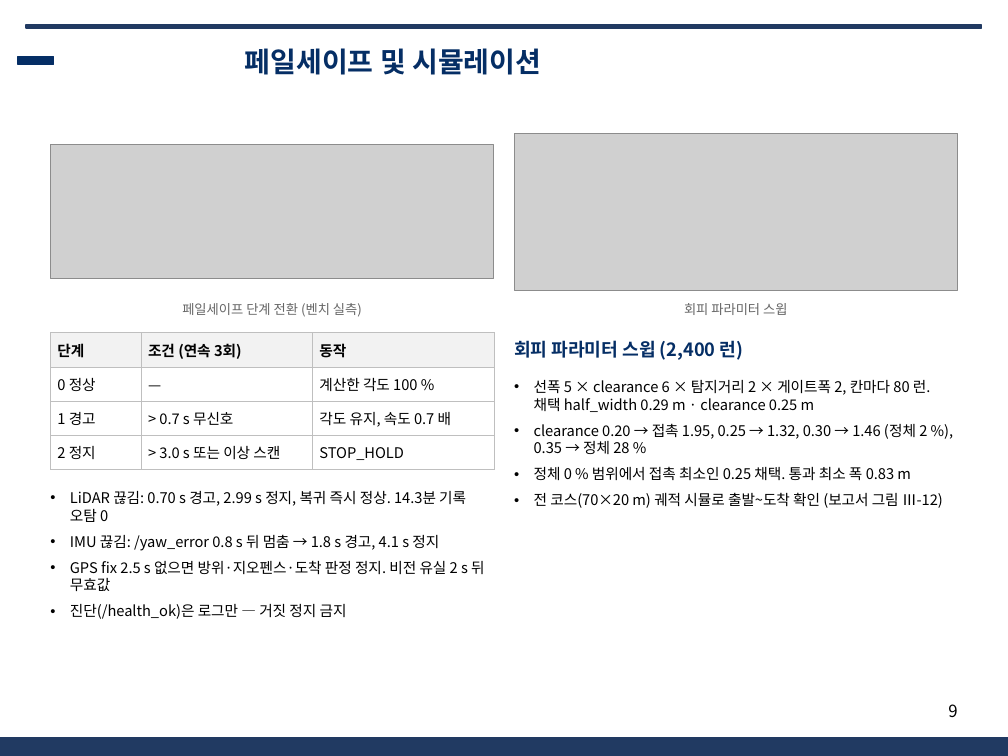
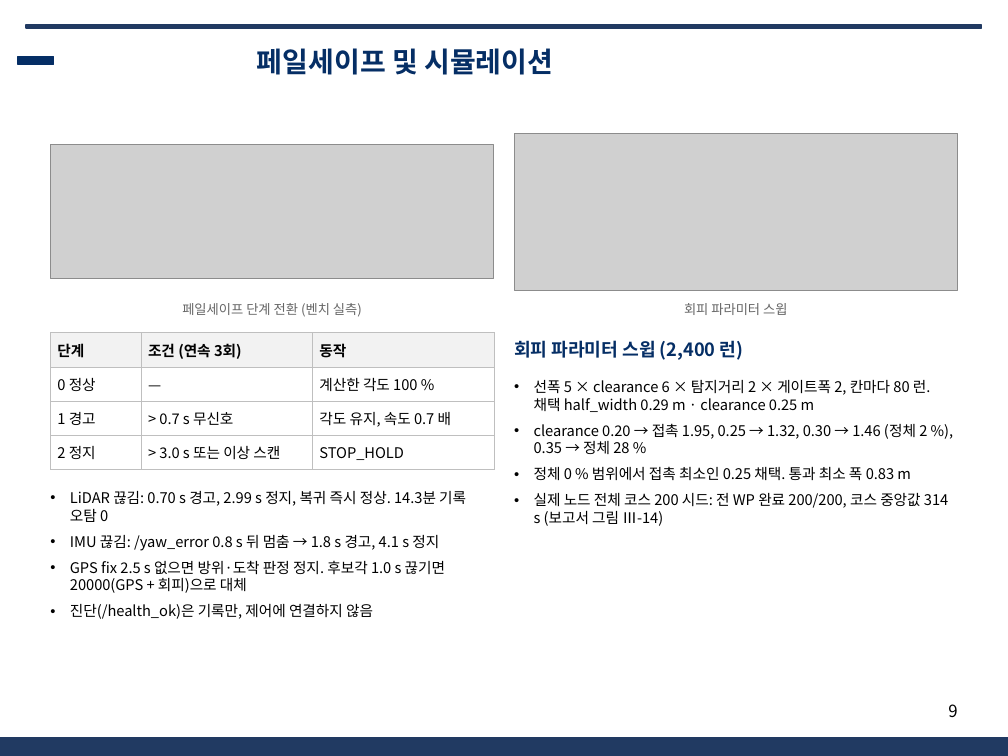
Before and after one commit to unmatsutake377-rgb/ros2_ws, a slide deck: slide 9 of docs/전달용/보고서_분담/발표자료_SSF_A.pptx. Drawn at 1008x756 pixels with LibreOffice and Linux fonts; fonts in the diff are those of the drawing; grey boxes stand for pictures; background and template pictures are left out. Boxes give left, top, right and bottom in pixels: in the first picture for what was removed or moved away, otherwise in the second. Text is boxed around its words. In the diff, an @@ line names an element or a change of style, - is before the commit and + after.

```diff
--- a/docs/전달용/보고서_분담/발표자료_SSF_A.pptx
+++ b/docs/전달용/보고서_분담/발표자료_SSF_A.pptx
@@ title "페일세이프 및 시뮬레이션": place and size @@
-title "페일세이프 및 시뮬레이션" at [245,48,541,75]
+title "페일세이프 및 시뮬레이션" at [257,48,553,75]
@@ text at [534,493,948,526]: text changed @@
-• 전 코스(70×20 m) 궤적 시뮬로 출발~도착 확인 (보고서 그림 Ⅲ-12)
+• 실제 노드 전체 코스 200 시드: 전 WP 완료 200/200, 코스 중앙값 314 s (보고서 그림 Ⅲ-14)
@@ text at [70,560,445,619]: text changed @@
-• GPS fix 2.5 s 없으면 방위·지오펜스·도착 판정 정지. 비전 유실 2 s 뒤 무효값
-• 진단(/health_ok)은 로그만 — 거짓 정지 금지
+• GPS fix 2.5 s 없으면 방위·도착 판정 정지. 후보각 1.0 s 끊기면 20000(GPS + 회피)으로 대체
+• 진단(/health_ok)은 기록만, 제어에 연결하지 않음
```
Also in this commit, not shown: 10 other slides changed, 6 other files.
